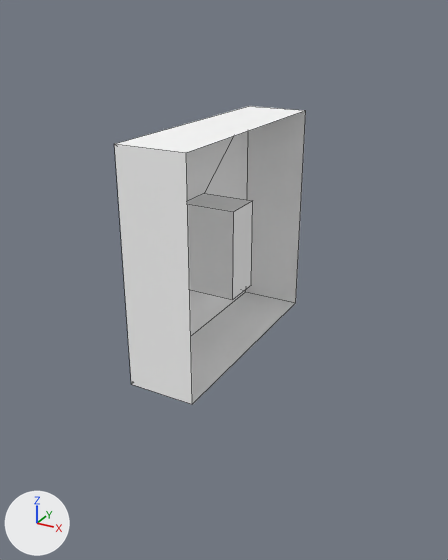
Two versions of the FBX model Proyecto2/Assets/NivelBosses/Boss5.fbx, one commit apart.
One viewpoint serves both versions: a 50 mm camera at (29.4, -53.3, 34.0) aimed at (0.8, -1.5, 8.1). Arrows for +X, +Y and +Z are at lower left; the lights stay in place. Mesh edges are drawn as thin lines. Where no turn or scale is listed for an object, it has been applied to the vertices.

Before the edit, the objects in view are built like this:
```python
me_plane_000 = bpy.data.meshes.new('Plane.000')
me_plane_000.from_pydata(...)  # 16 vertices, 13 faces; spans x -3.5..3.5, y -12.4..12.4, z 0.0..23.5
me_plane_000.materials.append(mat_default_prototype)  # its picture is missing
ob_plane_000 = bpy.data.objects.new('Plane.000', me_plane_000)
ob_plane_000.location = (0.0, 0.0, 0.2)
```
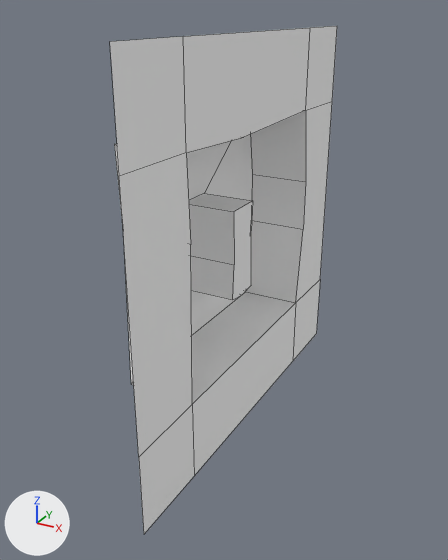
What changed in the scene script:
```text
Change me_plane_000:
    used by ob_plane_000; location = (0.0, 0.0, 0.2)
    remove me_plane_000.from_pydata(...)  # 16 vertices, 13 faces; spans x -3.5..3.5, y -12.4..12.4, z 0.0..23.5
    add me_plane_000.from_pydata(...)  # 42 vertices, 28 faces; spans x -3.5..3.5, y -20.8..20.8, z -8.4..31.9
    me_plane_000 part 1
    11 faces are deleted
    20 vertices are added at x -3.5..3.5, y -20.8..13.5, z -8.4..31.9
    6 new vertices lie (0.0, 8.4, 0.0) away from vertices in x 3.5, y -20.8..12.4, z -8.4..31.9
    26 new faces join them
```

Changed parts and their boxes (x1, y1, x2, y2) in the pictures (448 x 560 px):
'Plane.000', reshaped (19% wider, 70% taller): before (115, 106, 306, 404); after (110, 26, 337, 534)
